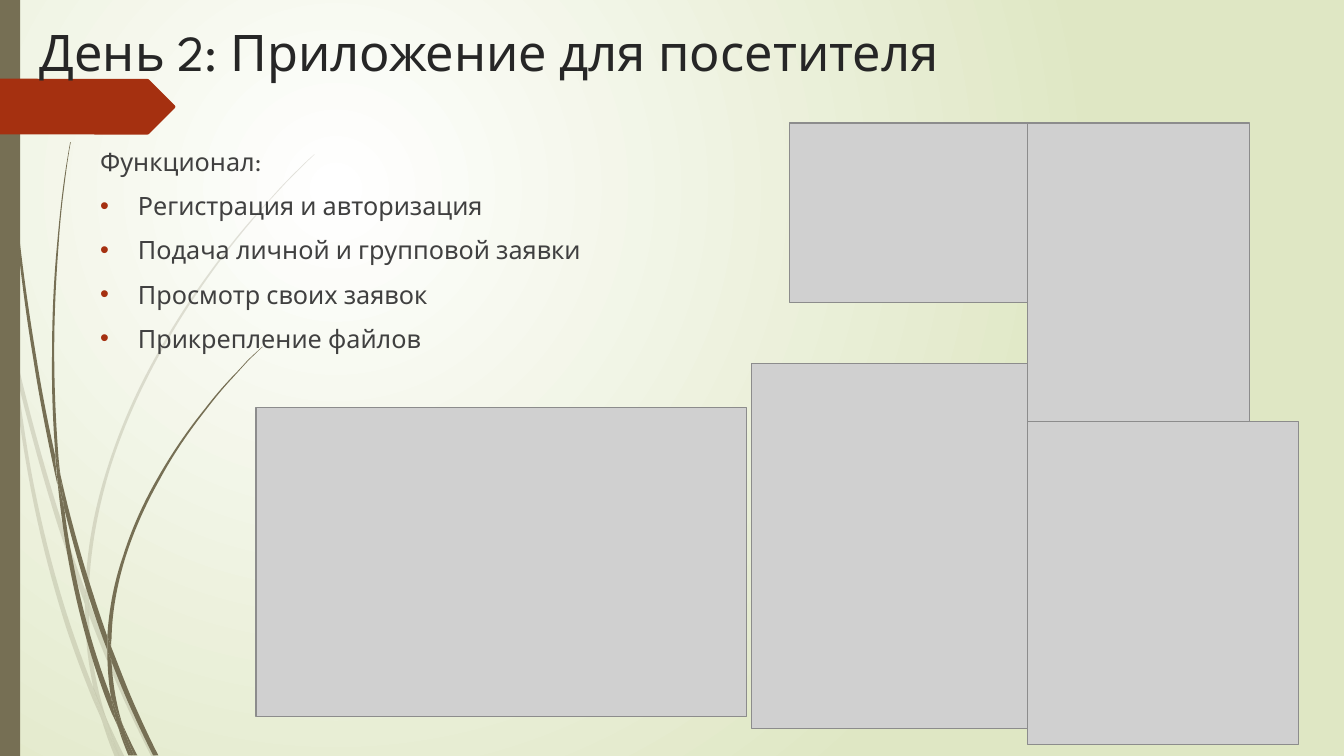
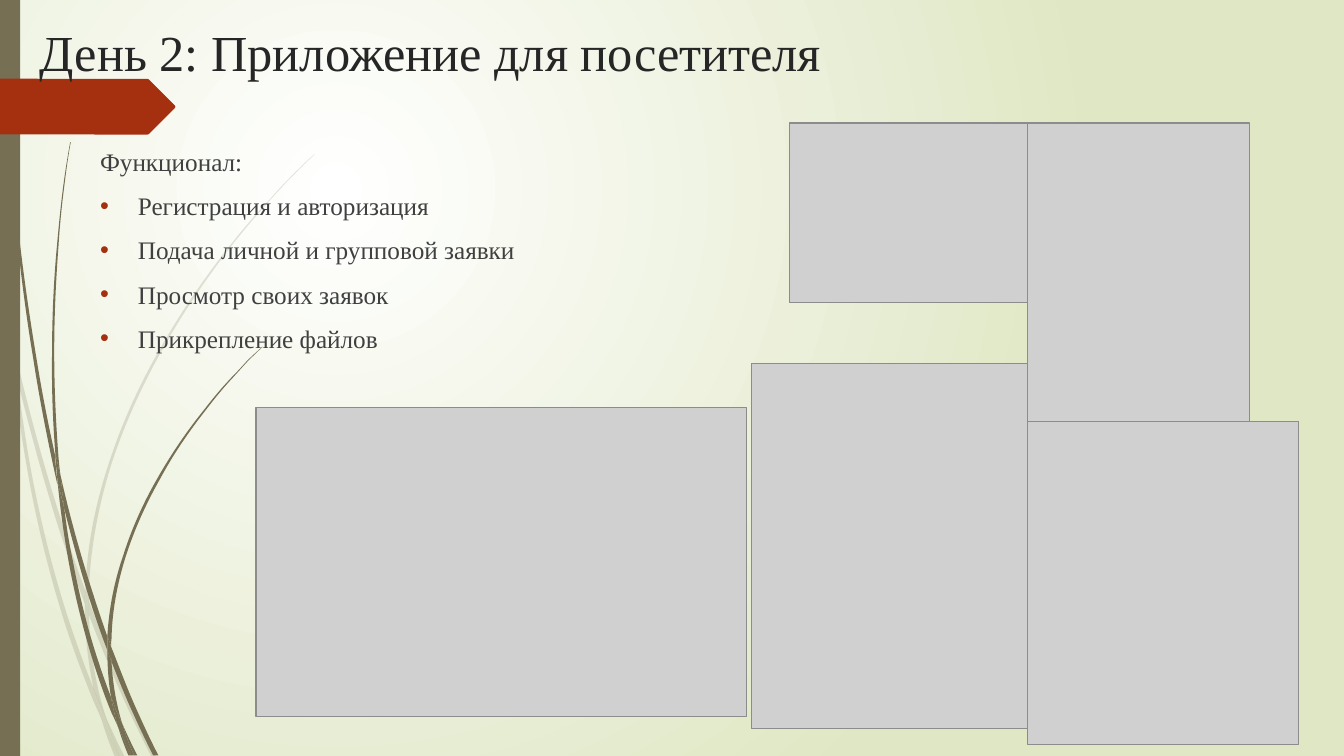
Before and after one commit to ulanadlapraktiki/11, a slide deck: slide 6 of Защита/OTChET.pptx (slide 3 before the commit). Drawn at 1344x756 pixels with LibreOffice and Linux fonts; fonts in the diff are those of the drawing; grey boxes stand for pictures. Boxes give left, top, right and bottom in pixels: in the first picture for what was removed or moved away, otherwise in the second. Text is boxed around its words. In the diff, an @@ line names an element or a change of style, - is before the commit and + after.

```diff
--- a/Защита/OTChET.pptx
+++ b/Защита/OTChET.pptx
@@ title "День 2: Приложение для посетителя" at (x1=40, y1=37, x2=821, y2=82): font League Spartan to Times New Roman @@
@@ text "Функционал:" at (x1=100, y1=154, x2=514, y2=354): font League Spartan to Times New Roman @@
```
Also in this commit, not shown: 5 other slides changed, 4 slides added, 1 other file.
